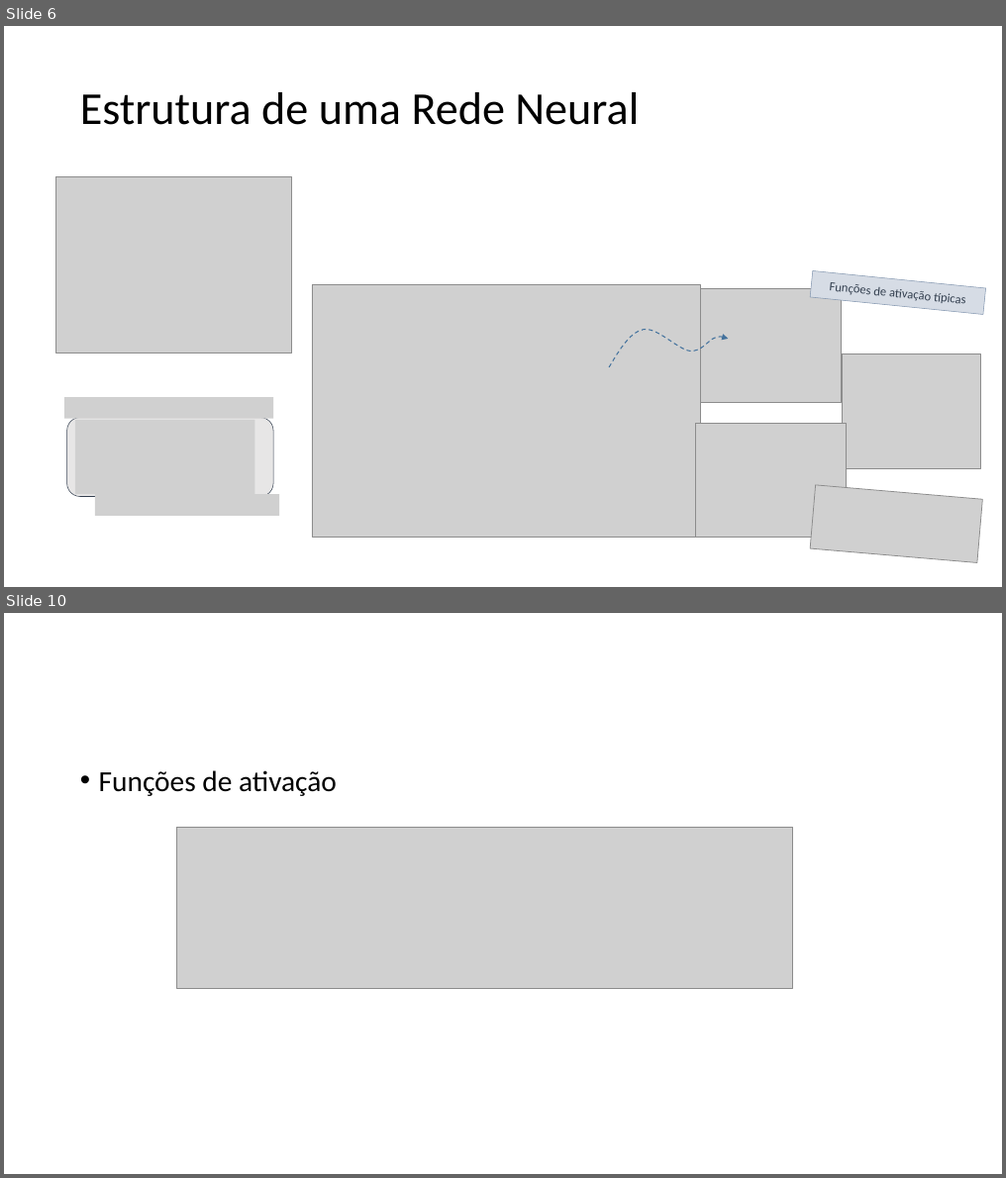
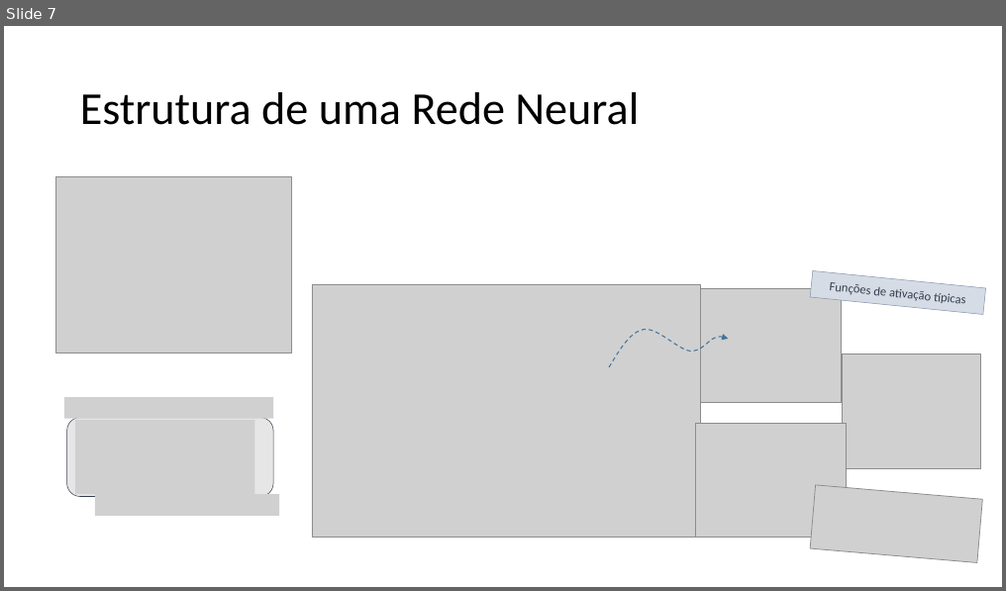
Before and after one commit to jairoalves/backpropagation, a slide deck: oficina de backpropagation/Apresentação_Equações.pptx. Shown one above the other, each under a label of ours: slides 6 and 10 before the commit, slide 7 after it; the slides between them are not shown. The pictures are 1006x1178 and 1006x591 pixels, drawn with LibreOffice and Linux fonts; fonts in the diff are those of the drawing; grey boxes stand for pictures. Boxes give left, top, right and bottom in pixels: in the first picture for what was removed or moved away, otherwise in the second. Text is boxed around its words. In the diff, an @@ line names an element or a change of style, - is before the commit and + after.

```diff
--- a/oficina de backpropagation/Apresentação_Equações.pptx
+++ b/oficina de backpropagation/Apresentação_Equações.pptx
@@ slide 10 removed at (x1=4, y1=613, x2=1002, y2=1174), background #FFFFFF @@
@@ text removed at (x1=99, y1=770, x2=337, y2=796) @@
-• Funções de ativação
@@ picture removed at (x1=177, y1=827, x2=793, y2=988) @@
@@ what was slide 6 is now slide 7 @@
```
Also in this commit, not shown: 1 slide changed, 15 slides added, 2 other slides removed.
